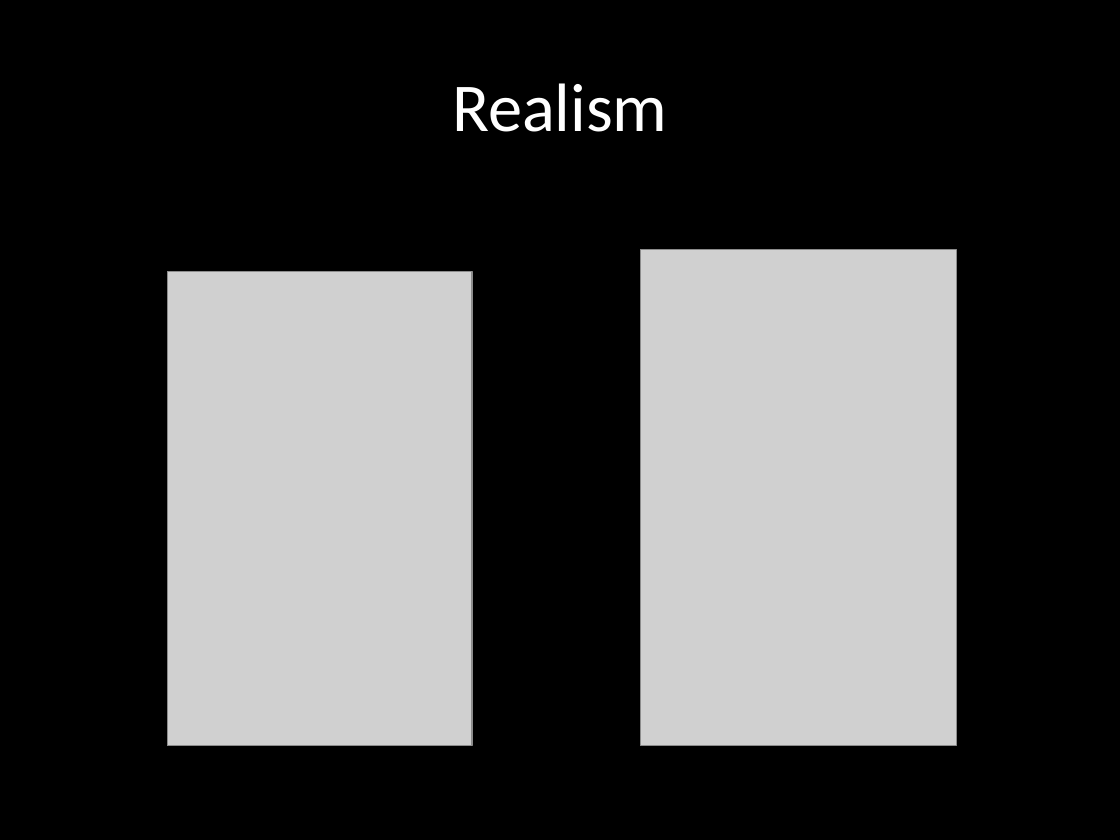
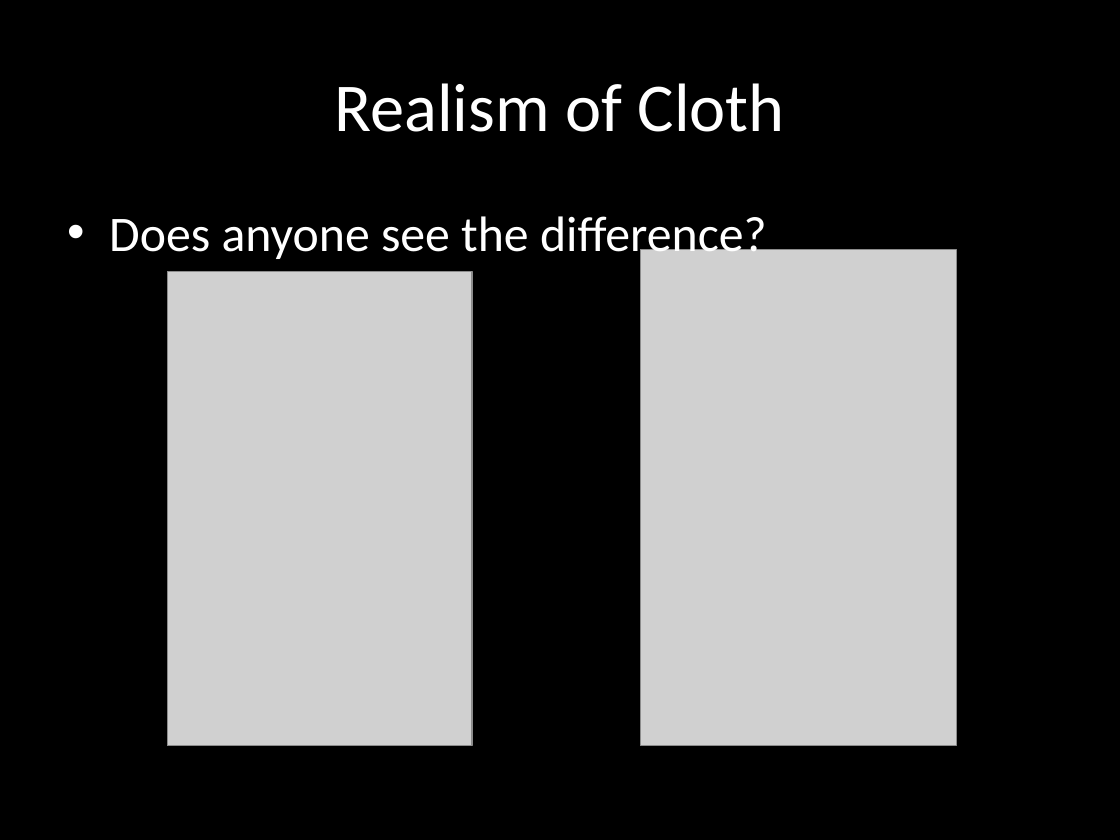
Before and after one commit to diego04/3ds-max-cloth-presentation, a slide deck: slide 2 of Cloth Presentation; not finished.pptx. Drawn at 1120x840 pixels with LibreOffice and Linux fonts; fonts in the diff are those of the drawing; grey boxes stand for pictures. Boxes give left, top, right and bottom in pixels: in the first picture for what was removed or moved away, otherwise in the second. Text is boxed around its words. In the diff, an @@ line names an element or a change of style, - is before the commit and + after.

```diff
--- a/Cloth Presentation; not finished.pptx
+++ b/Cloth Presentation; not finished.pptx
@@ title at (x1=334, y1=83, x2=785, y2=132): text changed @@
-Realism
+Realism of Cloth
@@ text added at (x1=109, y1=216, x2=767, y2=263), 32 pt, text #FFFFFF @@
+• Does anyone see the difference?
```
Also in this commit, not shown: 4 other slides changed, 3 slides added, 1 slide removed.
